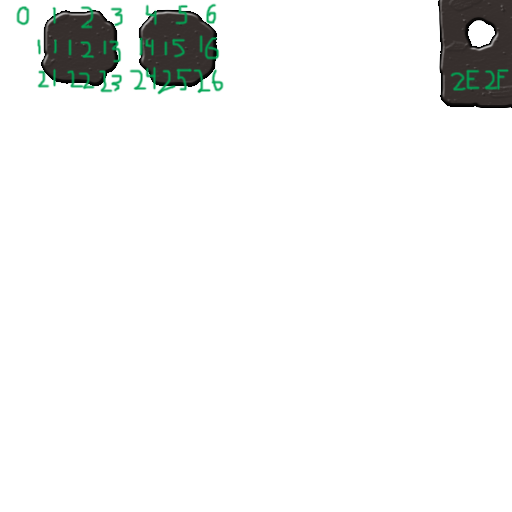
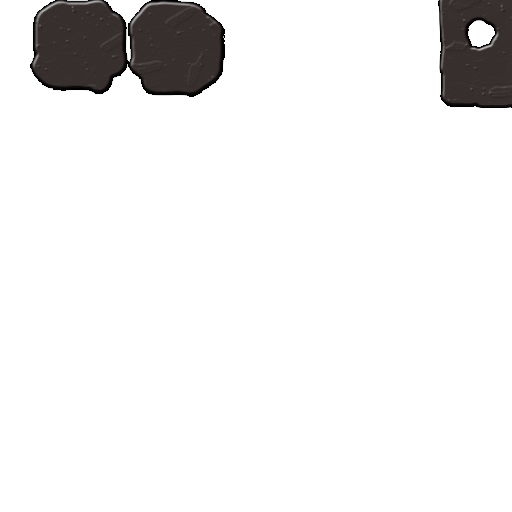
Layers edited between the first and the second w=512, h=512 image:
hid "Numbers" (1st of 2, in "Debug") over (x1=16, y1=3, x2=509, y2=96)
painted on "Variant" over (x1=128, y1=0, x2=225, y2=97)
painted on "Normal" over (x1=30, y1=0, x2=129, y2=94)
